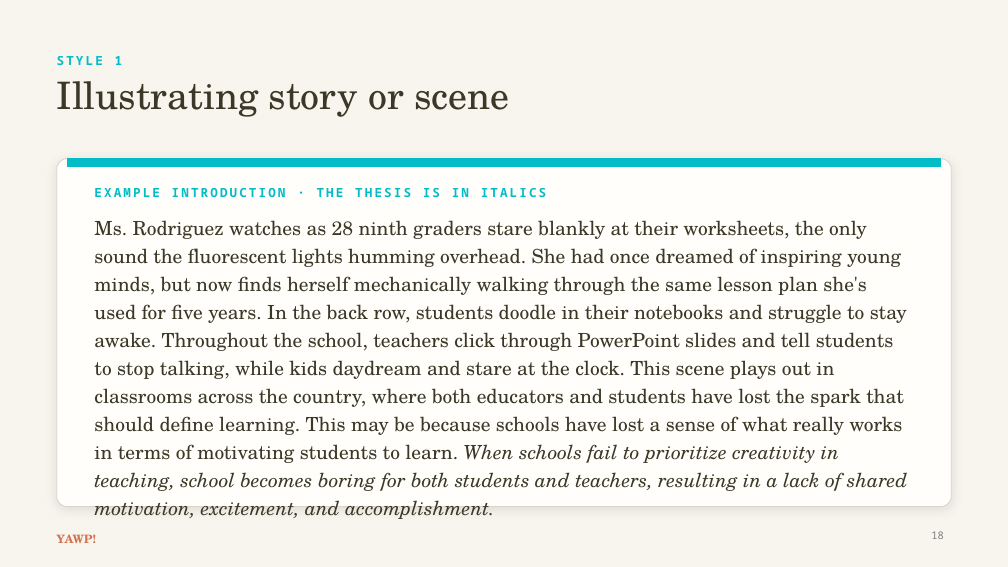
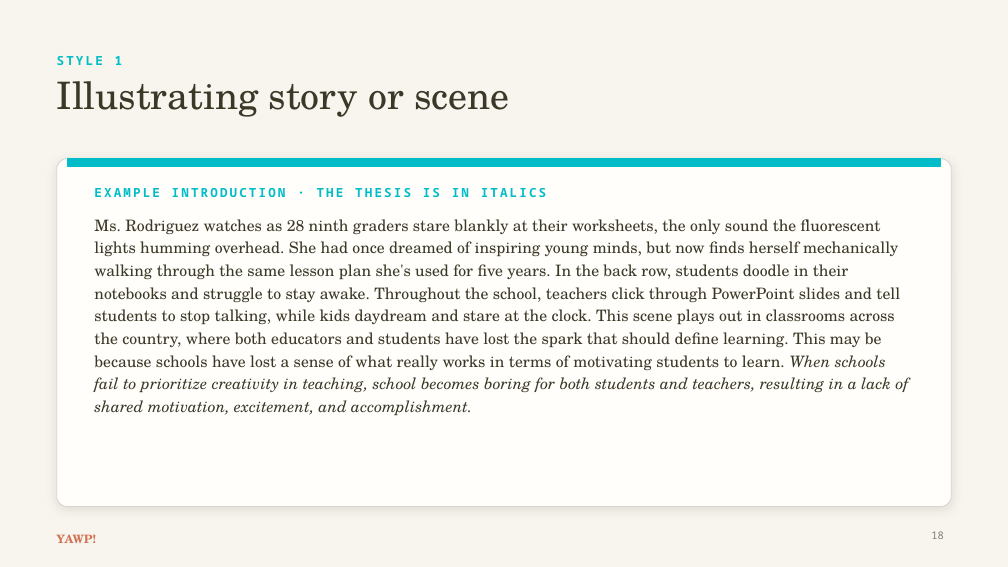
Before and after one commit to The-Connell-School/yawp, a slide deck: slide 18 of services/web-app/resources/thesis-essay-decks/lesson-4-introduction.pptx. Drawn at 1008x567 pixels with LibreOffice and Linux fonts; fonts in the diff are those of the drawing. Boxes give left, top, right and bottom in pixels: in the first picture for what was removed or moved away, otherwise in the second. Text is boxed around its words. In the diff, an @@ line names an element or a change of style, - is before the commit and + after.

```diff
--- a/services/web-app/resources/thesis-essay-decks/lesson-4-introduction.pptx
+++ b/services/web-app/resources/thesis-essay-decks/lesson-4-introduction.pptx
@@ text "Ms. Rodriguez watches as 28 ..." at (94,219,909,415): size 18.5 to 15 pt @@
```
Also in this commit, not shown: 3 other slides changed, 9 other files.
